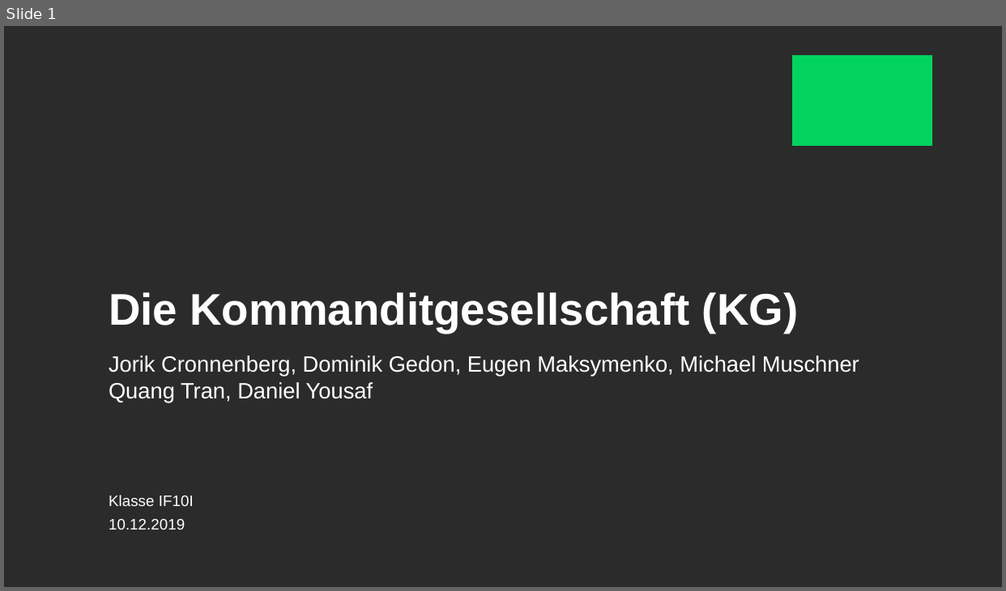
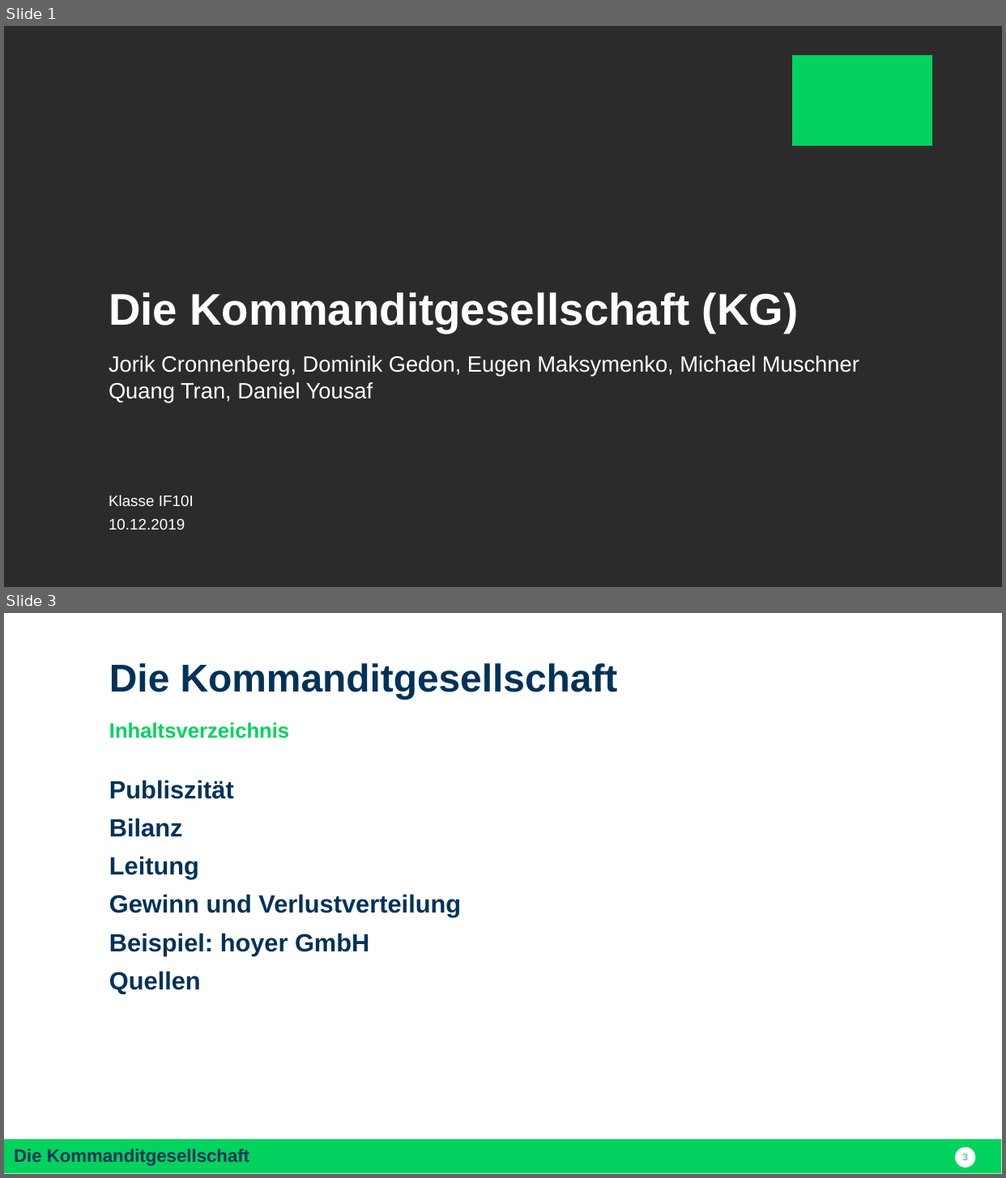
Before and after one commit to nodeg/exercises, a slide deck: FINAL_Referat_BWP_FINAL.pptx. Shown one above the other, each under a label of ours: slide 1 before the commit, slides 1 and 3 after it; the slides between them are not shown. The pictures are 1006x591 and 1006x1178 pixels, drawn with LibreOffice and Linux fonts; fonts in the diff are those of the drawing; background and template pictures are left out; a plain dark background stands for a picture behind light text. Boxes give left, top, right and bottom in pixels: in the first picture for what was removed or moved away, otherwise in the second. Text is boxed around its words. In the diff, an @@ line names an element or a change of style, - is before the commit and + after.

Commit message:
Updated Inhaltsverzeichnis

```diff
--- a/FINAL_Referat_BWP_FINAL.pptx
+++ b/FINAL_Referat_BWP_FINAL.pptx
@@ slide 3 added at [4, 613, 1002, 1174], background #FFFFFF @@
@@ text added at [109, 663, 618, 699], 28 pt, text #003259, bold @@
+Die Kommanditgesellschaft
@@ text added at [109, 722, 289, 739], 15 pt, text #02D35F, bold @@
+Inhaltsverzeichnis
@@ text added at [109, 780, 461, 995], 18 pt, text #003259, bold @@
+Publiszität
+Bilanz
+Leitung
+Gewinn und Verlustverteilung
+Beispiel: hoyer GmbH
+Quellen
@@ rectangle added at [4, 1139, 1001, 1174], fill #02D35F, 13 pt, text #003259, bold @@
+Die Kommanditgesellschaft
@@ page number added at [955, 1148, 975, 1168], fill #FFFFFF, 6.8 pt, text #02D35F @@
+3
```
Also in this commit, not shown: 1 slide changed.
